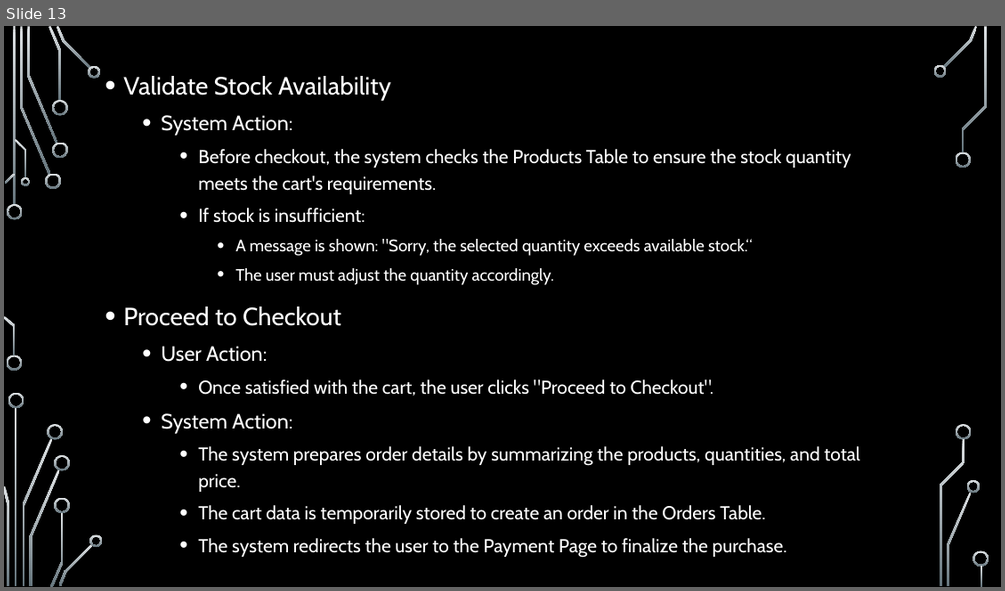
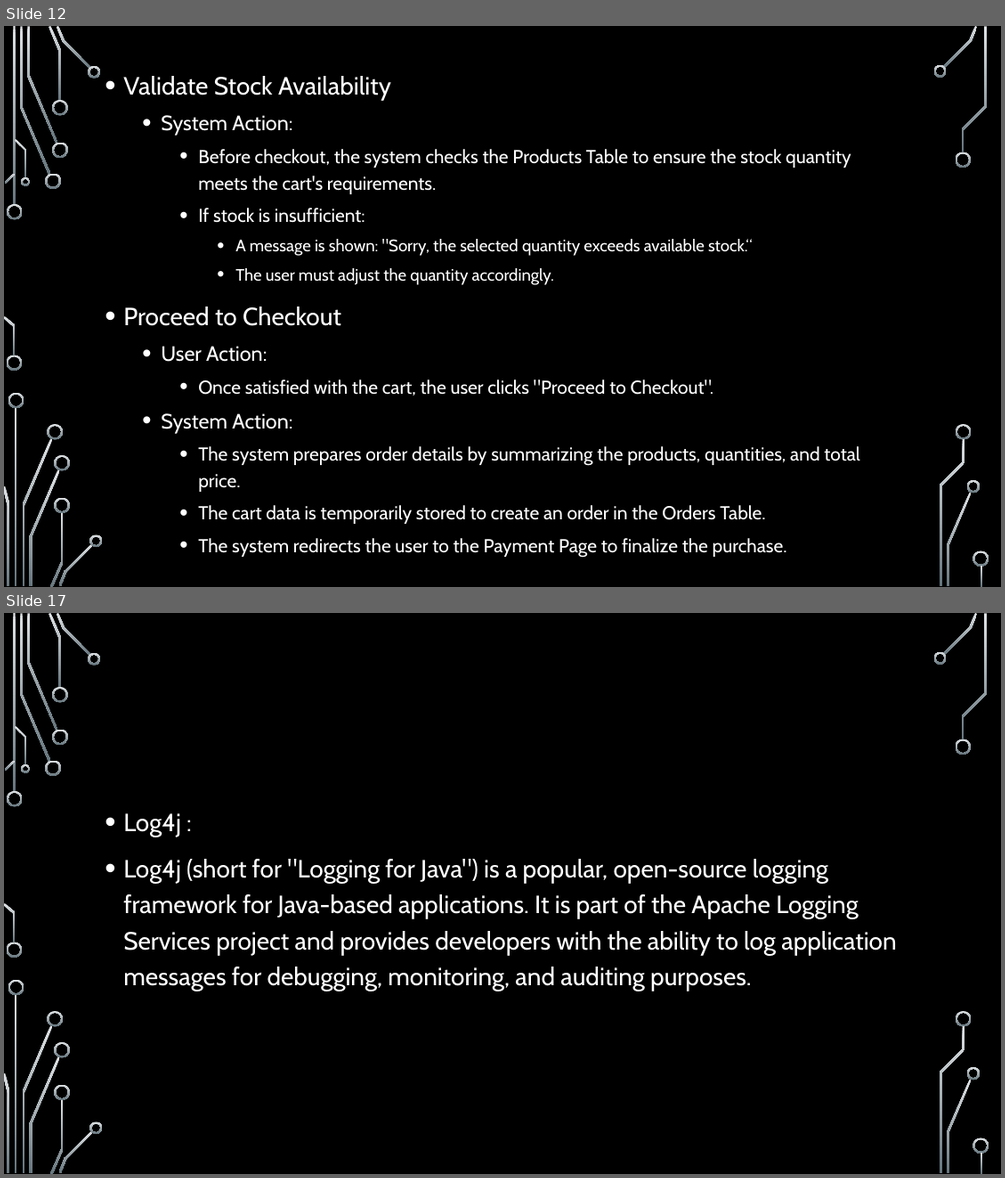
Before and after one commit to KunalDig/E-CartProjectFiles, a slide deck: E-commerce Cart System.pptx. Shown one above the other, each under a label of ours: slide 13 before the commit, slides 12 and 17 after it; the slides between them are not shown. The pictures are 1005x591 and 1005x1178 pixels, drawn with LibreOffice and Linux fonts; fonts in the diff are those of the drawing; background and template pictures are left out. Boxes give left, top, right and bottom in pixels: in the first picture for what was removed or moved away, otherwise in the second. Text is boxed around its words. In the diff, an @@ line names an element or a change of style, - is before the commit and + after.

```diff
--- a/E-commerce Cart System.pptx
+++ b/E-commerce Cart System.pptx
@@ slide 17 added at [4, 613, 1001, 1174], background picture (left out); not listed: 36 template elements that a slide beside it also shows @@
@@ text added at [123, 813, 896, 990], 24 pt, text #FFFFFF @@
+• Log4j :
+• Log4j (short for "Logging for Java") is a popular, open-source logging framework for Java-based applications. It is part of the Apache Logging Services project and provides developers with the ability to log application messages for debugging, monitoring, and auditing purposes.
@@ what was slide 13 is now slide 12 @@
```
Also in this commit, not shown: 5 other slides added, 2 slides removed, 1 other file.
